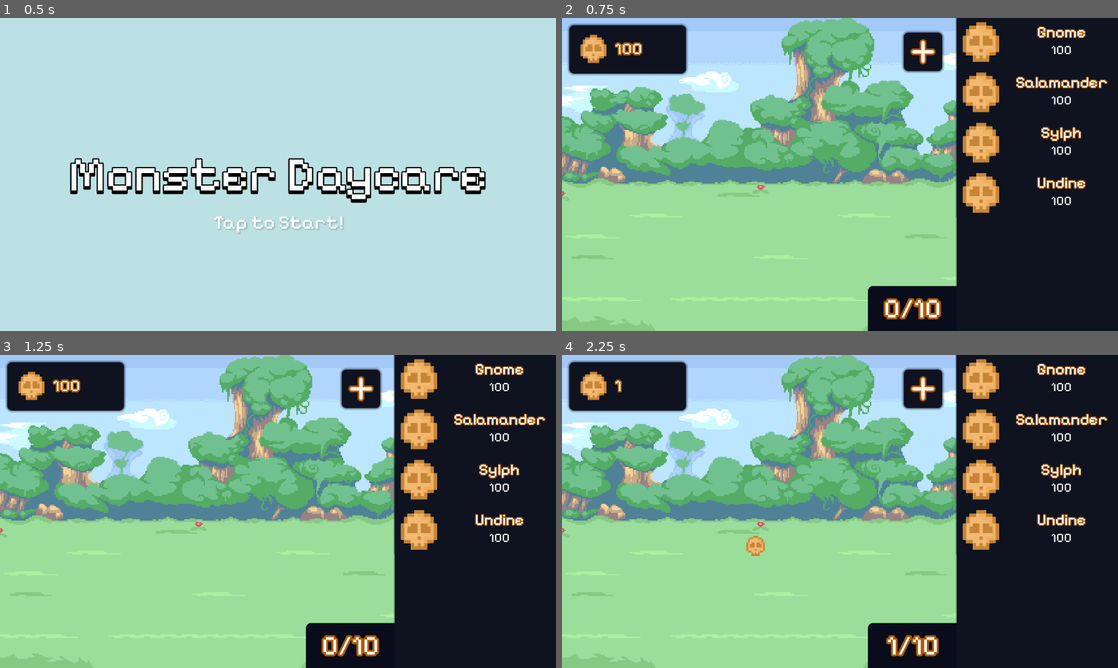
Above: before the commit, frames 1-4 (two rows, left to right).
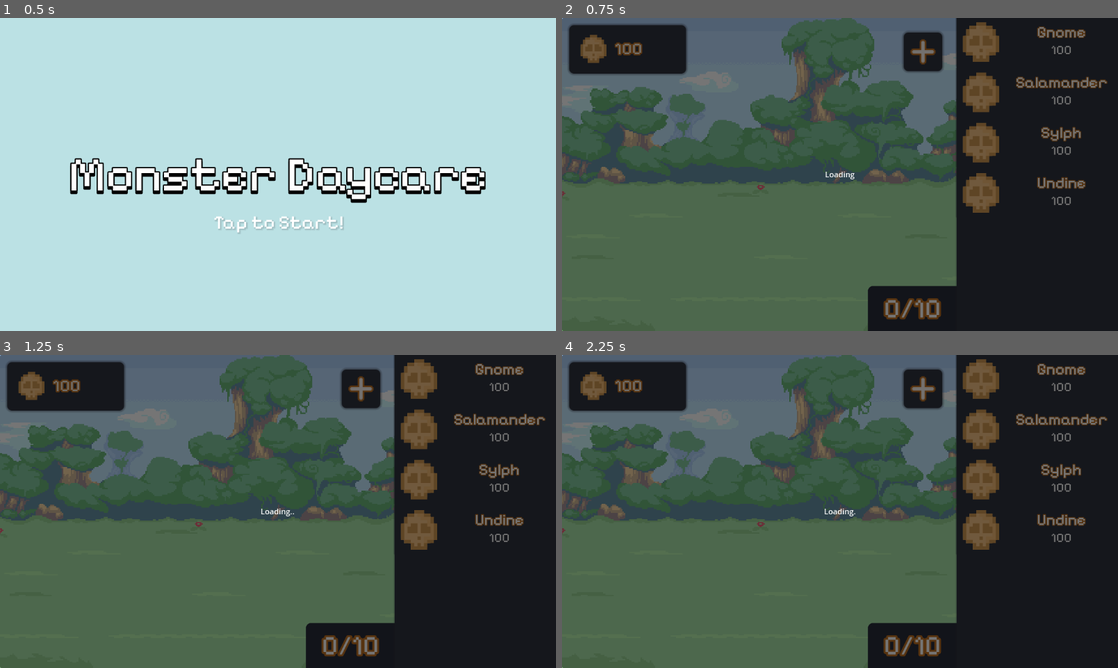
Above: after the commit, the same moments.

Repository: verstraate/monster-daycare
Game: Godot game, scene res://_Scenes/MainMenu/main_menu.tscn
Two runs of this game, one before a commit and one after it. Both use one fixed random seed, a clock stepped at 60 frames per second and the inputs below.
Inputs (mouse positions are in pixels of both pictures, inside the frame that each line leads up to):
- Up to frame 1 (0.5 s): no input
- Up to frame 2 (0.75 s): click (840, 174) at 0.5 s
- Up to frame 3 (1.25 s): no input
- Up to frame 4 (2.25 s): click (923, 389) at 1.25 s; click "Gnome" at 2 s

Frame 1 is identical in both runs. In frame 2, 70% of the frame differs, in the area x 0-99%, y 0-100%; in frame 3, 70%; in frame 4, 70%.

Commit message:
feat: Added loading screen

Diff:
--- a/_Scenes/UI/ui.tscn
+++ b/_Scenes/UI/ui.tscn
@@ -12,8 +12,10 @@
 [ext_resource type="Resource" uid="uid://bq63fe1u7chxe" path="res://Resources/Monsters/salamander.tres" id="9_cw5ys"]
 [ext_resource type="Resource" uid="uid://bqp3ucknwv2rc" path="res://Resources/Monsters/sylph.tres" id="10_a6oe6"]
 [ext_resource type="Resource" uid="uid://4gclqar1tqq5" path="res://Resources/Monsters/undine.tres" id="11_p0elb"]
+[ext_resource type="Theme" uid="uid://cknukvd8ogbbn" path="res://_Scenes/MainMenu/main_menu.tres" id="13_1g7en"]
 
 [node name="UI" type="CanvasLayer" groups=["UI"]]
+process_mode = 3
 script = ExtResource("1_ofums")
 
 [node name="EnclosureManager" type="Control" parent="." groups=["Enclosures"]]
@@ -110,4 +112,33 @@
 autowrap_mode = 0
 drag_and_drop_selection_enabled = false
 
+[node name="Loading" type="Panel" parent="."]
+unique_name_in_owner = true
+process_mode = 3
+z_index = 999
+texture_filter = 1
+anchors_preset = 15
+anchor_right = 1.0
+anchor_bottom = 1.0
+grow_horizontal = 2
+grow_vertical = 2
+theme = ExtResource("13_1g7en")
+
+[node name="CenterContainer" type="CenterContainer" parent="Loading"]
+layout_mode = 1
+anchors_preset = 15
+anchor_right = 1.0
+anchor_bottom = 1.0
+grow_horizontal = 2
+grow_vertical = 2
+
+[node name="LoadingLabel" type="RichTextLabel" parent="Loading/CenterContainer"]
+unique_name_in_owner = true
+layout_mode = 2
+theme = ExtResource("13_1g7en")
+text = "Loading"
+fit_content = true
+scroll_active = false
+autowrap_mode = 0
+
 [connection signal="pressed" from="AddEnclosure" to="EnclosureManager" method="_on_add_enclosure_pressed"]
--- a/_Scenes/UI/ui_manager.gd
+++ b/_Scenes/UI/ui_manager.gd
@@ -3,8 +3,17 @@
 
 @onready
 var _money: RichTextLabel = $%MoneyLabel
+@onready
+var _loading: Panel = $%Loading
+@onready
+var _loading_label: RichTextLabel = $%LoadingLabel
 
 var _player_money: MoneyManager
+
+var _loading_cycle_active: bool = true
+var _loading_cycle_duration: float = 1.0
+var _time_since_step: float = 0
+var _loading_step: int = 0
 
 func _ready() -> void:
 	_player_money = get_tree().get_first_node_in_group("Money")
@@ -12,5 +21,23 @@
 
 	update_money_label(_player_money._money)
 
-func update_money_label(value: IdleNumber):
+func _process(delta: float) -> void:
+	if _loading_cycle_active:
+		_time_since_step += delta
+		if _time_since_step > _loading_cycle_duration / 3:
+			_loading_label.text = "Loading%s" % "...".substr(0, (_loading_step % 3) + 1)
+
+			_loading_step += 1
+			_time_since_step = 0
+
+
+func toggle_loading(value: bool = !_loading.visible) -> void:
+	_loading_cycle_active = value
+	if not value:
+		_loading_label.text = "Done!"
+		await get_tree().create_timer(1.5).timeout
+
+	_loading.visible = value
+
+func update_money_label(value: IdleNumber) -> void:
 	_money.text = value.display_value(2)
Not shown: 1 places in _Scenes/UI/ui.tscn that only renumber resources
